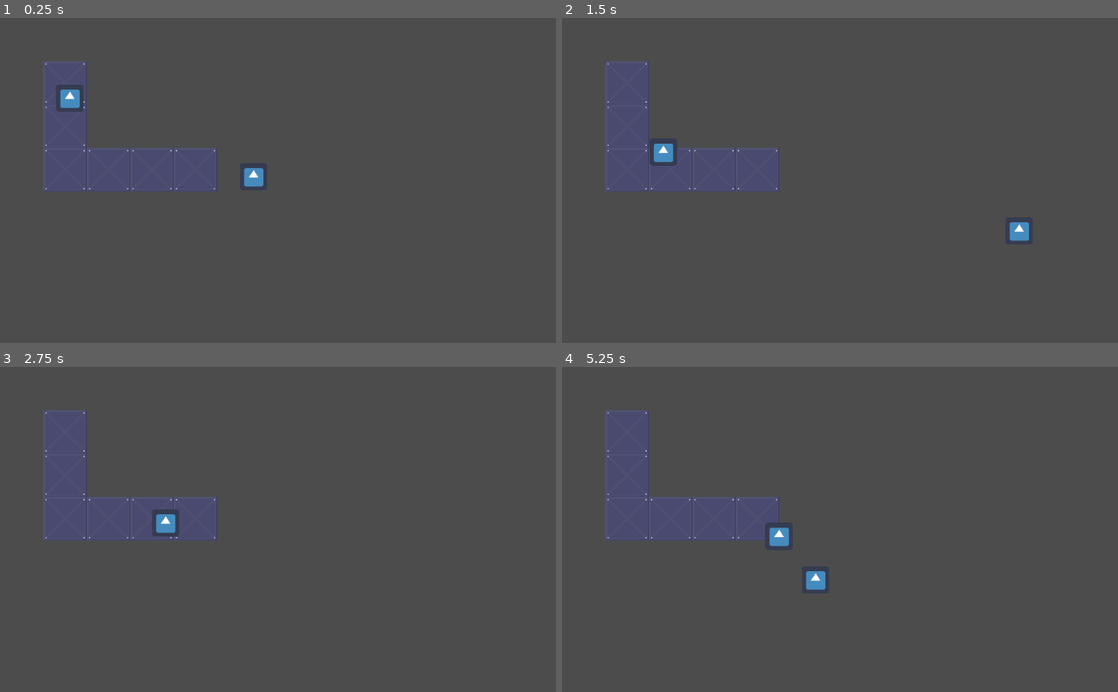
Above: before the commit, frames 1-4 (two rows, left to right).
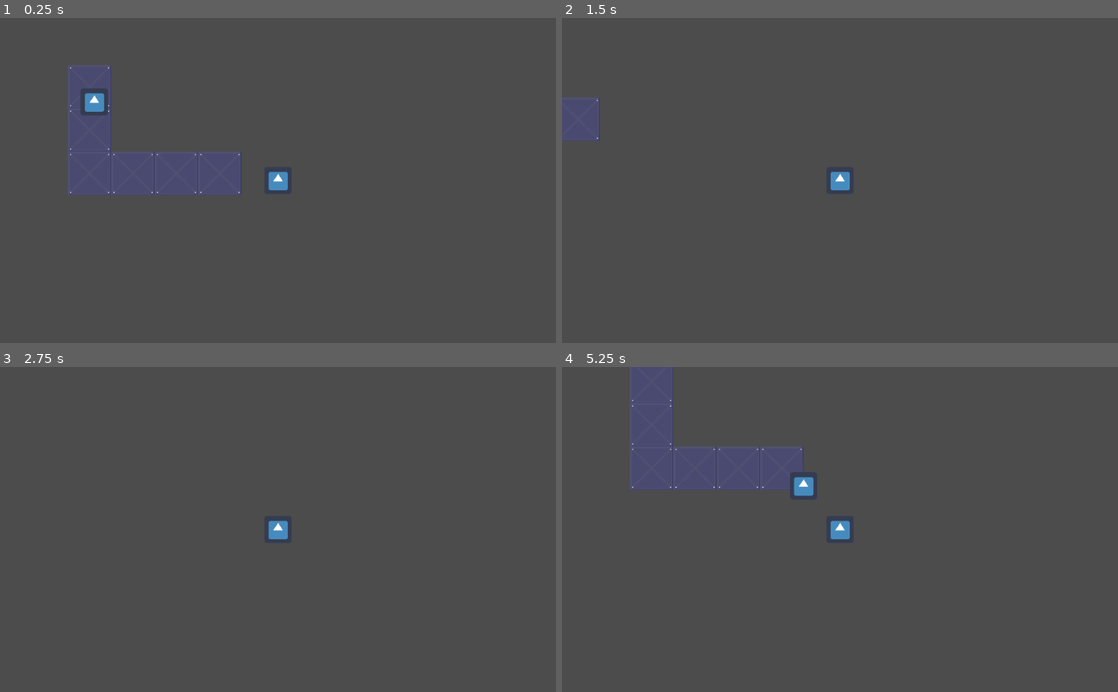
Above: after the commit, the same moments.

Repository: HasanMafatihul/ancient-horror-JAM
Game: Godot game, scene res://main.tscn
The game is run twice, just before and just after one commit, with the same random seed, the same clock (stepped at 60 frames per second) and the same inputs. The project has no main scene, so this scene is started directly. The engine's default icon, where the game draws it, is replaced by a stand-in: a white triangle on a blue panel in a dark square.
Inputs (mouse positions are in pixels of both pictures, inside the frame that each line leads up to):
- Up to frame 1 (0.25 s): no input
- Up to frame 2 (1.5 s): move the mouse to (962, 164) at 0.52 s; hold D (right) 0.53-1.28 s; click (962, 164) at 0.67 s; move the mouse to (728, 196) at 1.27 s; hold S (down) from 1.28 s (still down)
- Up to frame 3 (2.75 s): move the mouse to (333, 458) at 2.02 s; release S (down) at 2.03 s; hold D (right) from 2.03 s (still down)
- Up to frame 4 (5.25 s): move the mouse to (812, 594) at 2.77 s; release D (right) at 2.78 s; hold W (up) 2.78-3.53 s; click (812, 594) at 2.92 s; move the mouse to (1006, 578) at 3.52 s; hold A (left) 3.53-5.03 s; move the mouse to (673, 480) at 4.27 s; move the mouse to (867, 529) at 5.02 s; hold S (down) from 5.03 s (still down); click (867, 529) at 5.17 s

The runs differ from the first frame. In frame 1, 4.4% of the frame differs, in the area x 7-52%, y 13-55%; in frame 2, 7.4%; in frame 3, 6.2%; in frame 4, 11%, in the area x 7-52%, y 0-69%.

Commit message:
Reorganize some stuff. Main UI created

Diff:
--- a/main.tscn
+++ b/main.tscn
@@ -4,7 +4,7 @@
 [ext_resource path="res://main.gd" type="Script" id=2]
 [ext_resource path="res://icon.png" type="Texture" id=3]
 [ext_resource path="res://mc.gd" type="Script" id=4]
-[ext_resource path="res://player.tscn" type="PackedScene" id=5]
+[ext_resource path="res://source/player/player.tscn" type="PackedScene" id=5]
 
 [sub_resource type="NavigationPolygon" id=1]
 vertices = PoolVector2Array( 0, 0, 80, 0, 80, 80, 0, 80 )
--- /dev/null
+++ b/screens/main_game.tscn
@@ -0,0 +1,68 @@
+[gd_scene load_steps=2 format=2]
+
+[ext_resource path="res://main.tscn" type="PackedScene" id=1]
+
+[node name="main" type="Node2D"]
+
+[node name="map" type="Control" parent="."]
+margin_left = 700.0
+margin_top = 40.0
+margin_right = 1000.0
+margin_bottom = 240.0
+__meta__ = {
+"_edit_use_anchors_": false
+}
+
+[node name="Line2D" type="Line2D" parent="map"]
+points = PoolVector2Array( 0, 0, 300, 0, 300, 200, 0, 200, 0, -5 )
+default_color = Color( 0, 0, 0, 1 )
+
+[node name="smth" type="Control" parent="."]
+margin_left = 700.0
+margin_top = 280.0
+margin_right = 1000.0
+margin_bottom = 560.0
+__meta__ = {
+"_edit_use_anchors_": false
+}
+
+[node name="Line2D" type="Line2D" parent="smth"]
+points = PoolVector2Array( 0, 0, 300, 0, 300, 280, 0, 280, 0, -5 )
+default_color = Color( 0, 0, 0, 1 )
+
+[node name="command" type="Control" parent="."]
+margin_left = 40.0
+margin_top = 460.0
+margin_right = 640.0
+margin_bottom = 560.0
+__meta__ = {
+"_edit_use_anchors_": false
+}
+
+[node name="Line2D" type="Line2D" parent="command"]
+points = PoolVector2Array( 0, 0, 600, 0, 600, 100, 0, 100, 0, -5 )
+default_color = Color( 0, 0, 0, 1 )
+
+[node name="teammate" type="ViewportContainer" parent="."]
+margin_left = 40.0
+margin_top = 40.0
+margin_right = 640.0
+margin_bottom = 440.0
+__meta__ = {
+"_edit_use_anchors_": false
+}
+
+[node name="Viewport" type="Viewport" parent="teammate"]
+size = Vector2( 600, 400 )
+handle_input_locally = false
+render_target_update_mode = 3
+
+[node name="main" parent="teammate/Viewport" instance=ExtResource( 1 )]
+
+[node name="Line2D" type="Line2D" parent="teammate"]
+position = Vector2( -40, -40 )
+points = PoolVector2Array( 640, 35, 640, 440, 40, 440, 40, 40, 640, 40 )
+default_color = Color( 0, 0, 0, 1 )
+__meta__ = {
+"_edit_lock_": true
+}
--- a/player.tscn
+++ b/source/player/player.tscn
@@ -1,7 +1,7 @@
 [gd_scene load_steps=4 format=2]
 
 [ext_resource path="res://icon.png" type="Texture" id=1]
-[ext_resource path="res://player.gd" type="Script" id=2]
+[ext_resource path="res://source/player/player.gd" type="Script" id=2]
 
 [sub_resource type="RectangleShape2D" id=1]
 
@@ -14,3 +14,6 @@
 
 [node name="CollisionShape2D" type="CollisionShape2D" parent="."]
 shape = SubResource( 1 )
+
+[node name="Camera2D" type="Camera2D" parent="."]
+current = true
Renamed: player.gd -> source/player/player.gd
